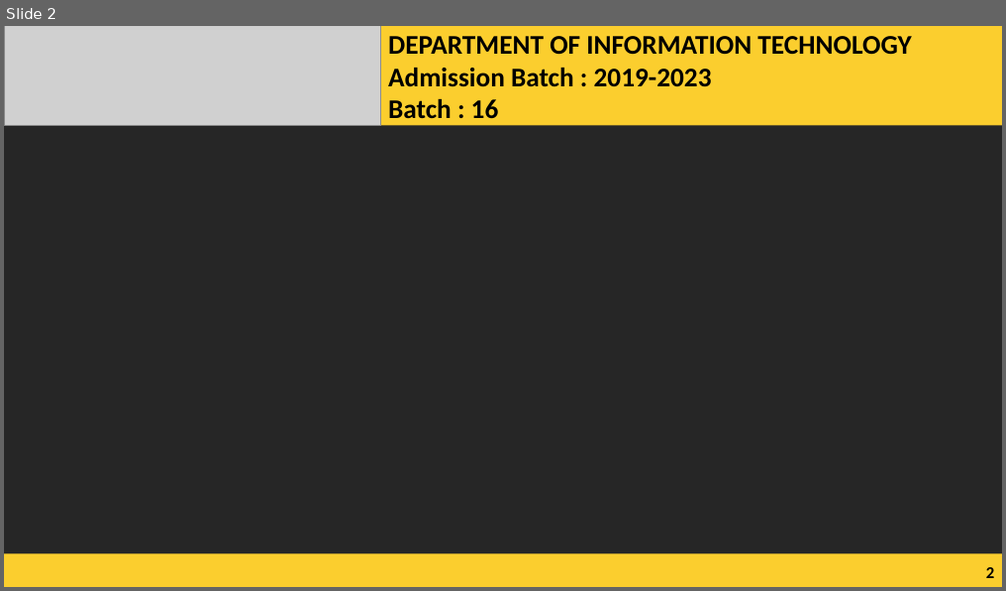
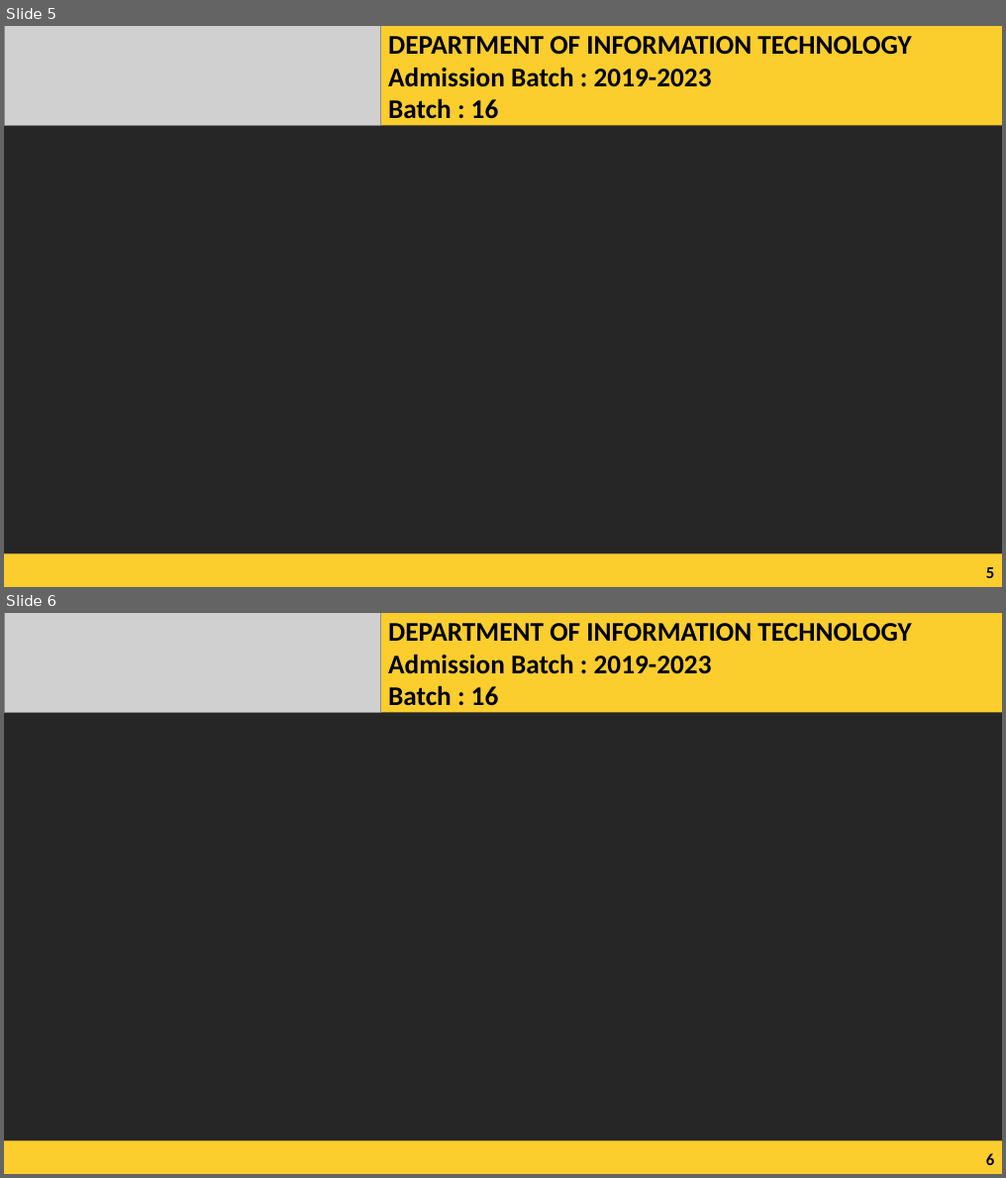
Before and after one commit to RAVIPATI-VASANTH/Optimized-Frequent-Pattern-Analyzer, a slide deck: Prensentaion and Prework/PR 2.pptx. Shown one above the other, each under a label of ours: slide 2 before the commit, slides 5 and 6 after it. The pictures are 1006x591 and 1006x1178 pixels, drawn with LibreOffice and Linux fonts; fonts in the diff are those of the drawing; grey boxes stand for pictures. Boxes give left, top, right and bottom in pixels: in the first picture for what was removed or moved away, otherwise in the second. Text is boxed around its words. In the diff, an @@ line names an element or a change of style, - is before the commit and + after.

```diff
--- a/Prensentaion and Prework/PR 2.pptx
+++ b/Prensentaion and Prework/PR 2.pptx
@@ slide 6 added at (4,613,1002,1174), background #262626 @@
@@ picture added at (4,613,380,713) @@
@@ rectangle added at (380,613,1002,713), fill #FBCE2E @@
@@ text added at (388,623,911,706), 26 pt, text #000000, bold @@
+DEPARTMENT OF INFORMATION TECHNOLOGY
+Admission Batch : 2019-2023
+Batch : 16
@@ rectangle added at (4,1142,1002,1174), fill #FBCE2E @@
@@ page number added at (986,1154,994,1165), 16 pt, text #000000, bold @@
+6
@@ what was slide 2 is now slide 5 @@
@@ page number at (986,568,994,578): text changed @@
-2
+5
```
Also in this commit, not shown: 4 other slides added, 11 other files.
